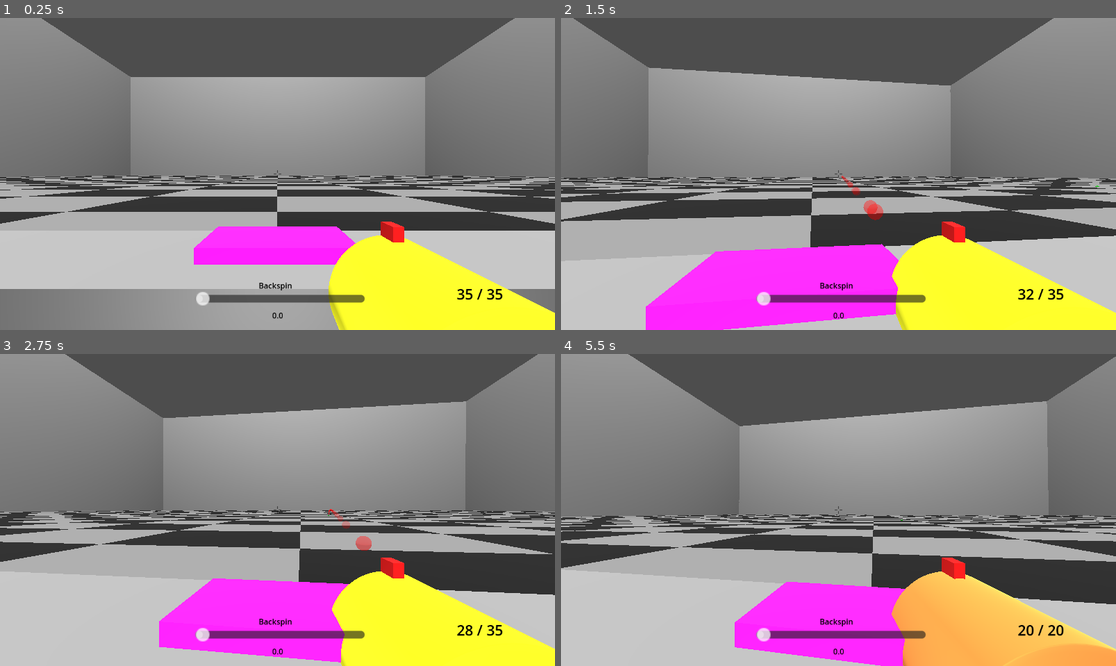
Above: before the commit, frames 1-4 (two rows, left to right).
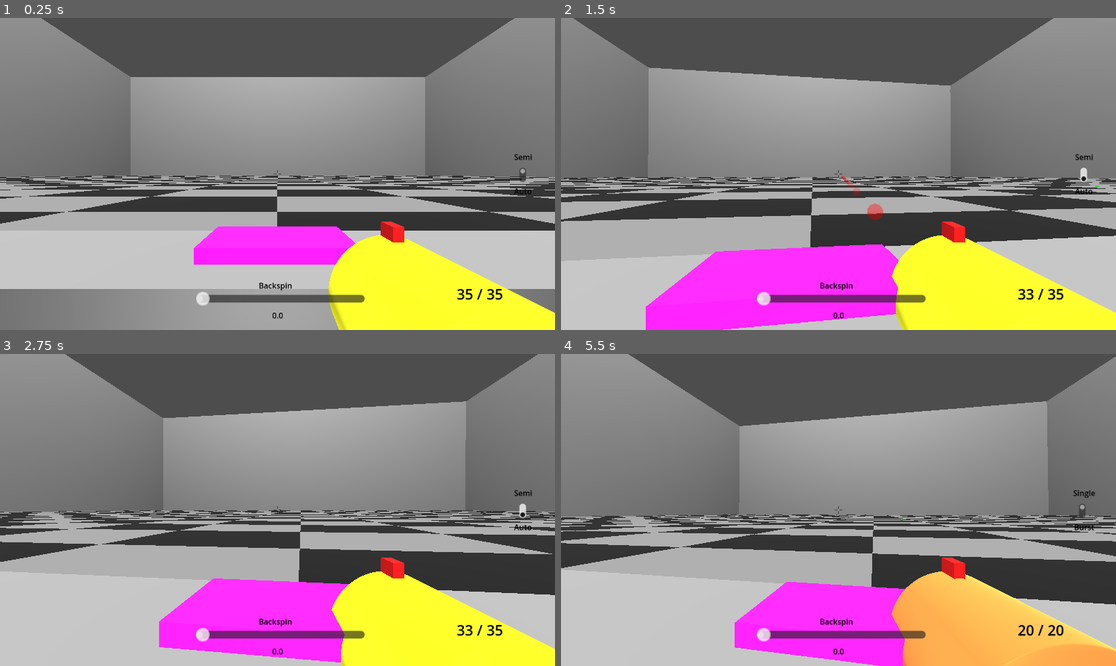
Above: after the commit, the same moments.

Repository: gabriel-guilherme/projeto-airsoft
Game: Godot game, scene res://3d/main.tscn
Two runs of this game, one before a commit and one after it. Both use one fixed random seed, a clock stepped at 60 frames per second and the inputs below.
Inputs (mouse positions are in pixels of both pictures, inside the frame that each line leads up to):
- Up to frame 1 (0.25 s): no input
- Up to frame 2 (1.5 s): click (1082, 174) at 0.52 s; tap Enter at 1.25 s; move the mouse to (866, 174) at 1.27 s; press the mouse at (866, 174) at 1.28 s; hold W (move_forward) from 1.28 s (still down)
- Up to frame 3 (2.75 s): keep holding W (move_forward); tap Space (jump) at 1.52, 2, 2.27 s; right-click (305, 510) at 1.55 s; move the mouse to (249, 510) at 2.02 s; release the mouse at (249, 510) at 2.03 s; right-click (249, 510) at 2.1 s; tap E (interact) at 2.3 s
- Up to frame 4 (5.5 s): keep holding W (move_forward); move the mouse to (849, 503) at 2.77 s; hold E (interact) 2.78-3.53 s; tap 1 (weapon_1) at 3.05, 3.6 s; tap Enter at 3.5 s; move the mouse to (832, 516) at 3.52 s; tap Space (jump) at 3.77, 4.52, 5, 5.27 s; tap 2 (weapon_2) at 3.8 s; move the mouse to (877, 513) at 4.27 s; hold 2 (weapon_2) 4.28-5.03 s; tap 3 (weapon_3) at 4.55, 5.1 s; move the mouse to (794, 506) at 5.02 s; tap 4 (weapon_4) at 5.3 s

The runs differ from the first frame. In frame 1, less than 0.1% of the frame differs, in the area x 92-96%, y 43-57%; in frame 2, 0.3%; in frame 3, 0.4%, in the area x 0-100%, y 2-99%; in frame 4, 0.2%.

Commit message:
weapon_modes

Diff:
--- a/3d/Player/player.gd
+++ b/3d/Player/player.gd
@@ -98,12 +98,22 @@
 		current_weapon.set_process(true)
 		current_weapon.set_physics_process(true)
 
-		if control.has_node("HSlider"):
-			var slider = control.get_node("HSlider")
-			current_weapon.backspin = slider.value
-		if control.has_node("Ammo_Label"):
-			var ammo_label = control.get_node("Ammo_Label")
-			ammo_label.text = "%d / %d" % [current_weapon.ammo, current_weapon.max_ammo]
+
+		var slider = control.get_node("HSlider")
+		current_weapon.backspin = slider.value
+
+		var ammo_label = control.get_node("Ammo_Label")
+		ammo_label.text = "%d / %d" % [current_weapon.ammo, current_weapon.max_ammo]
+
+		var gun_mode = control.get_node("GunMode")
+		var vbox_container = gun_mode.get_node("VBoxContainer")
+		if current_weapon.gun_modes.size() > 0:
+			gun_mode.visible = true
+			vbox_container.get_node("Mode1_Label").text = current_weapon.gun_modes[0]
+			vbox_container.get_node("Mode2_Label").text = current_weapon.gun_modes[1]
+			vbox_container.get_node("Container").get_node("CheckButton").button_pressed = current_weapon.mode
+		else:
+			gun_mode.visible = false
 
 
 func _on_backspin_slider_changed(value: float) -> void:
--- a/3d/Prop/Target/target.tscn
+++ b/3d/Prop/Target/target.tscn
@@ -3,7 +3,7 @@
 [ext_resource type="Script" uid="uid://byrly2hff7nvp" path="res://3d/Prop/Target/target.gd" id="1_mp6u3"]
 
 [sub_resource type="BoxShape3D" id="BoxShape3D_mp6u3"]
-size = Vector3(1, 39.4822, 39.7751)
+size = Vector3(1, 2.90817, 2.97954)
 
 [sub_resource type="StandardMaterial3D" id="StandardMaterial3D_mp6u3"]
 albedo_color = Color(1, 0, 0, 1)
@@ -25,7 +25,7 @@
 script = ExtResource("1_mp6u3")
 
 [node name="CollisionShape3D" type="CollisionShape3D" parent="."]
-transform = Transform3D(1, 0, 0, 0, 1, 0, 0, 0, 1, -2.77556e-17, 0.0161972, -0.00399017)
+transform = Transform3D(1, 0, 0, 0, 1, 0, 0, 0, 1, 6.71685e-15, 0.0502985, 0.00588274)
 shape = SubResource("BoxShape3D_mp6u3")
 
 [node name="MeshInstance3D" type="MeshInstance3D" parent="."]
--- a/3d/UI/UI.tscn
+++ b/3d/UI/UI.tscn
@@ -66,4 +66,56 @@
 theme_override_colors/font_color = Color(0, 0, 0, 1)
 text = "Backspin"
 
+[node name="GunMode" type="Control" parent="."]
+layout_mode = 1
+anchors_preset = 6
+anchor_left = 1.0
+anchor_top = 0.5
+anchor_right = 1.0
+anchor_bottom = 0.5
+offset_left = -86.0
+offset_top = -20.0
+offset_right = -46.0
+offset_bottom = 20.0
+grow_horizontal = 0
+grow_vertical = 2
+
+[node name="VBoxContainer" type="VBoxContainer" parent="GunMode"]
+layout_mode = 1
+anchors_preset = 8
+anchor_left = 0.5
+anchor_top = 0.5
+anchor_right = 0.5
+anchor_bottom = 0.5
+offset_left = -20.0
+offset_top = -47.0
+offset_right = 20.0
+offset_bottom = 47.0
+grow_horizontal = 2
+grow_vertical = 2
+alignment = 1
+
+[node name="Mode1_Label" type="Label" parent="GunMode/VBoxContainer"]
+layout_mode = 2
+theme_override_colors/font_color = Color(0, 0, 0, 1)
+text = "Semi"
+horizontal_alignment = 1
+
+[node name="Container" type="Control" parent="GunMode/VBoxContainer"]
+custom_minimum_size = Vector2(0, 40)
+layout_mode = 2
+
+[node name="CheckButton" type="CheckButton" parent="GunMode/VBoxContainer/Container"]
+layout_mode = 2
+offset_left = 31.0
+offset_right = 75.0
+offset_bottom = 24.0
+rotation = 1.5708
+
+[node name="Mode2_Label" type="Label" parent="GunMode/VBoxContainer"]
+layout_mode = 2
+theme_override_colors/font_color = Color(0, 0, 0, 1)
+text = "Auto"
+horizontal_alignment = 1
+
 [connection signal="value_changed" from="HSlider" to="." method="_on_h_slider_value_changed"]
--- a/3d/main.gd
+++ b/3d/main.gd
@@ -3,19 +3,18 @@
 @export var target_scene: PackedScene
 @export var spawner: Node3D
 @export var time_per_round := 4
-@export var player: Node3D              # agora exportamos o Player
-@export var start_button: StaticBody3D  # botão físico para iniciar
+@export var player: Node3D
+@export var start_button: StaticBody3D
 
-var camera: Camera3D                    # será buscada dentro do CameraPivot
+var camera: Camera3D
 var round2 := 1
 var targets_left := 0
 var time_left := 4
-var used_spawns: Array = []  # guarda pontos de spawn já usados na rodada
+var used_spawns: Array = []
 
 func _ready() -> void:
 	Input.set_mouse_mode(Input.MOUSE_MODE_CAPTURED)
 
-	# procura a câmera dentro do player → CameraPivot/Camera3D
 	if player and player.has_node("CameraPivot/Camera3D"):
 		camera = player.get_node("CameraPivot/Camera3D")
 	else:
@@ -28,13 +27,9 @@
 		else:
 			Input.set_mouse_mode(Input.MOUSE_MODE_CAPTURED)
 
-	# Interagir com botão (tecla E)
 	if event.is_action_pressed("interact"):
 		check_button_interaction()
 
-# ==========================================
-# Verifica se o jogador está mirando no botão
-# ==========================================
 func check_button_interaction():
 	if camera == null or not is_instance_valid(camera):
 		push_error("Câmera não encontrada — o player foi atribuído corretamente?")
@@ -43,9 +38,8 @@
 		push_error("Botão de start não atribuído no script!")
 		return
 
-	# Raycast simples a partir da câmera do player
 	var from = camera.global_position
-	var to = from + camera.global_transform.basis.z * -5.0  # 5 metros à frente
+	var to = from + camera.global_transform.basis.z * -5.0
 	var space = get_world_3d().direct_space_state
 	var query = PhysicsRayQueryParameters3D.create(from, to)
 	var result = space.intersect_ray(query)
@@ -64,9 +58,6 @@
 	else:
 		print("Nada atingido ou não é o botão.")
 
-# ==========================================
-# Sistema de rounds
-# ==========================================
 func start_round(num):
 	used_spawns.clear()
 	clear_targets()
--- a/3d/weapons/Pistol_Glock/pistol_glock.gd
+++ b/3d/weapons/Pistol_Glock/pistol_glock.gd
@@ -3,21 +3,50 @@
 @export var pellets := 6
 @export var spread_angle := 10.0
 @export var sub_energy := 0.0001
+@export var burst_count := 3
+@export var burst_delay := 0.1
+var mode = false
+var is_bursting = false
 
 func _process(_delta: float) -> void:
-	if Input.is_action_just_pressed("Fire") and not reloading:
-		shoot()
+	if mode:
+		if Input.is_action_just_pressed("Fire") and not reloading and not is_bursting:
+			shoot_burst()
+	else:
+		if Input.is_action_just_pressed("Fire") and not reloading:
+			shoot()
+
 	if Input.is_action_just_pressed("Reload"):
 		reload()
 	if Input.is_action_just_pressed("Scope") and not reloading:
 		spread_shoot()
+	if Input.is_action_just_pressed("weapon_mode"):
+		mode = not mode
+		var check_button = ui.get_node("GunMode").get_node("VBoxContainer").get_node("Container").get_node("CheckButton")
+		check_button.button_pressed = !check_button.button_pressed
+
+
+func shoot_burst() -> void:
+	if reloading:
+		return
+	if ammo < ammo_per_shot:
+		reload()
+		return
+
+	is_bursting = true
+	for i in range(burst_count):
+		if reloading or ammo <= 0:
+			break
+		shoot()
+		await get_tree().create_timer(burst_delay).timeout
+	is_bursting = false
+
 
 func spread_shoot():
 	if reloading:
 		return
 
 	if ammo < ammo_per_shot:
-		#print("Sem munição!")
 		reload()
 		return
 
@@ -27,6 +56,7 @@
 
 	for i in range(pellets):
 		spawn_bb_with_spread()
+
 
 func spawn_bb_with_spread() -> void:
 	var dir = get_aim_direction()#spawn.global_transform.basis.z.normalized()
--- a/3d/weapons/Pistol_Glock/pistol_glock.tscn
+++ b/3d/weapons/Pistol_Glock/pistol_glock.tscn
@@ -22,6 +22,7 @@
 transform = Transform3D(-1, 0, -8.74228e-08, 0, 1, 0, 8.74228e-08, 0, -1, 0, 0, 0)
 script = ExtResource("1_6bfla")
 spread_angle = 5.0
+gun_modes = ["Single", "Burst"]
 
 [node name="Inner" type="MeshInstance3D" parent="."]
 transform = Transform3D(1, 0, 0, 0, -2.20869e-09, -1, 0, 0.0505289, -4.37114e-08, 0, 0, 0)
@@ -40,3 +41,5 @@
 
 [node name="BackMuzzle" type="Marker3D" parent="."]
 transform = Transform3D(1, 0, -2.84217e-14, 0, 1, 0, 2.84217e-14, 0, 1, -2.25886e-08, 0, -0.241618)
+
+[node name="Timer" type="Timer" parent="."]
--- a/3d/weapons/Rifle/Rifle.tscn
+++ b/3d/weapons/Rifle/Rifle.tscn
@@ -24,6 +24,7 @@
 fire_rate = 8.0
 energy = 3.0
 max_ammo = 35
+gun_modes = ["Semi", "Auto"]
 
 [node name="Inner" type="MeshInstance3D" parent="."]
 transform = Transform3D(1, 0, 0, 0, -2.20869e-09, -1, 0, 0.0505289, -4.37114e-08, 0, 0, 0)
--- a/3d/weapons/Rifle/rifle.gd
+++ b/3d/weapons/Rifle/rifle.gd
@@ -2,13 +2,12 @@
 
 @export var fire_rate := 6.0
 var _time_since_last_shot := 0.0
-var auto = true
-
+var mode = false
 
 func _process(delta: float) -> void:
 	_time_since_last_shot += delta
 
-	if auto:
+	if mode:
 		if Input.is_action_pressed("Fire"):
 			shoot()
 	else:
@@ -19,8 +18,9 @@
 		reload()
 
 	if Input.is_action_just_pressed("weapon_mode"):
-		auto = not auto
-
+		mode = not mode
+		var check_button = ui.get_node("GunMode").get_node("VBoxContainer").get_node("Container").get_node("CheckButton")
+		check_button.button_pressed = !check_button.button_pressed
 
 func shoot():
 	if reloading:
@@ -31,7 +31,7 @@
 		reload()
 		return
 
-	if auto:
+	if mode:
 		var delay = 1.0 / fire_rate
 		if _time_since_last_shot < delay:
 			return
--- a/3d/weapons/gun.gd
+++ b/3d/weapons/gun.gd
@@ -8,20 +8,23 @@
 @export var ammo_per_shot := 1
 @export var max_ammo := 10
 @export var reload_time := 2.0
+@export var gun_modes := []
 
 var cam
 var ammo := 10
 var reloading := false
 var bb_scene: PackedScene = preload("res://3d/BB/bb.tscn")
+var ui
 
 func _ready() -> void:
 	cam = get_parent()
 	randomize()
 	ammo = max_ammo
 	update_ammo_ui()
+	ui = $"../../../UI"
 
 func update_ammo_ui() -> void:
-	var ui = $"../../../UI"
+
 	if ui and ui.has_node("Ammo_Label"):
 		var ammo_label = ui.get_node("Ammo_Label")
 		ammo_label.text = "%d / %d" % [ammo, max_ammo]
@@ -87,7 +90,7 @@
 
 	var bb_instance = bb_scene.instantiate()
 	get_tree().current_scene.add_child(bb_instance)
-	print("UE")
+	#print("UE")
 
 
 	bb_instance.global_position = get_spawn_position()
